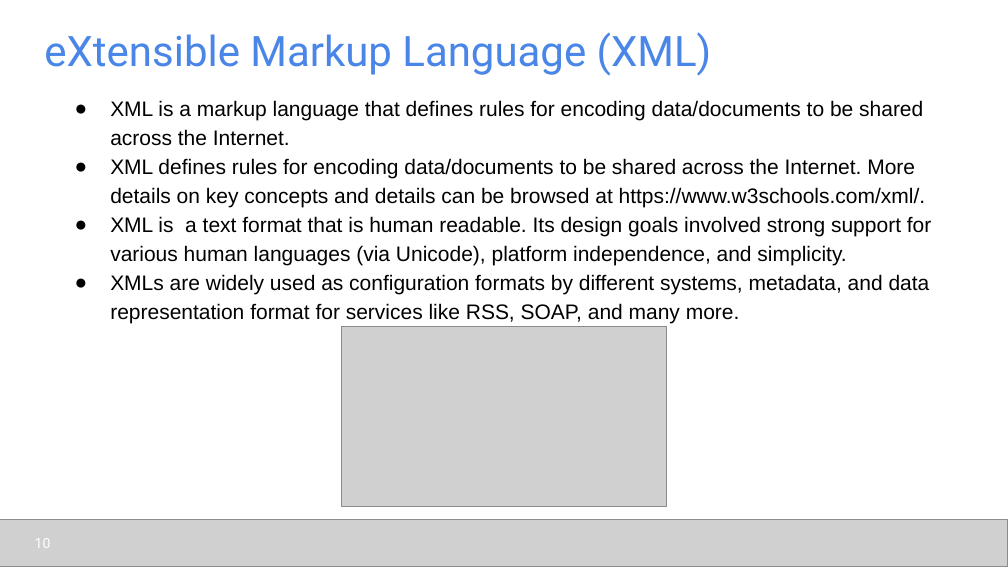
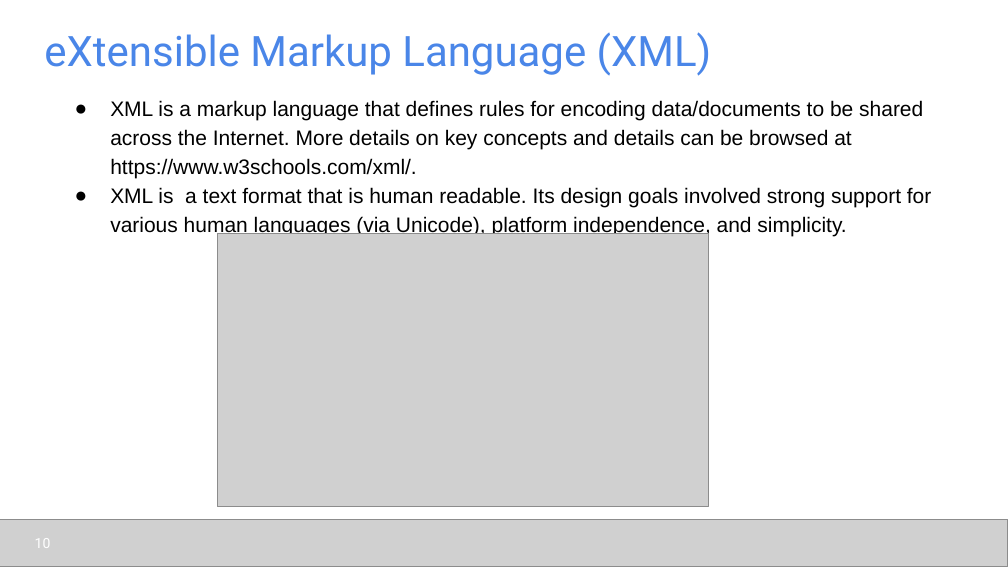
Before and after one commit to udel-cbcb/al_ml_workshop, a slide deck: slide 10 of Day_2/Lectures/Day_2_Lecture_1_Data_Collection_Data_Preparation.pptx. Drawn at 1008x567 pixels with LibreOffice and Linux fonts; fonts in the diff are those of the drawing; grey boxes stand for pictures. Boxes give left, top, right and bottom in pixels: in the first picture for what was removed or moved away, otherwise in the second. Text is boxed around its words. In the diff, an @@ line names an element or a change of style, - is before the commit and + after.

```diff
--- a/Day_2/Lectures/Day_2_Lecture_1_Data_Collection_Data_Preparation.pptx
+++ b/Day_2/Lectures/Day_2_Lecture_1_Data_Collection_Data_Preparation.pptx
@@ text at bbox=[110, 100, 923, 178]: text changed @@
-● XML is a markup language that defines rules for encoding data/documents to be shared across the Internet.
-● XML defines rules for encoding data/documents to be shared across the Internet. More details on key concepts and details can be browsed at https://www.w3schools.com/xml/.
+● XML is a markup language that defines rules for encoding data/documents to be shared across the Internet. More details on key concepts and details can be browsed at https://www.w3schools.com/xml/.
@@ picture: place and size @@
-picture at bbox=[342, 327, 666, 507]
+picture at bbox=[218, 234, 709, 507]
@@ text at bbox=[110, 274, 930, 323]: paragraph removed @@
-● XMLs are widely used as configuration formats by different systems, metadata, and data representation format for services like RSS, SOAP, and many more.
```
Also in this commit, not shown: 9 other slides changed, 1 slide removed, 9 other files.
